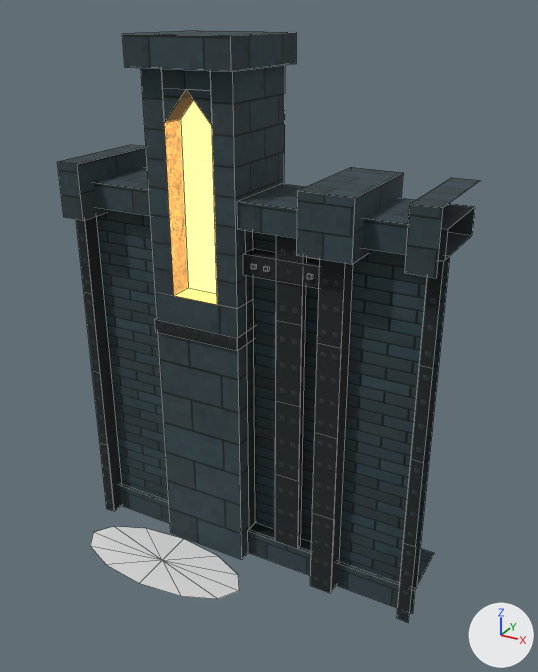
Two versions of the FBX model pit-scene/kit/fbx/T1_Start_B.fbx, one commit apart.
Before and after are seen from a camera (50 mm lens) standing at (4.03, -6.59, 6.55) and looking at (0.45, -0.09, 3.3). Every picture has the same lights, and +X, +Y and +Z are marked at lower right. The first picture is the older version. Mesh edges are drawn as thin lines. Where no turn or scale is listed for an object, it has been applied to the vertices.

Objects in the first picture: 'T1_Start_B'.
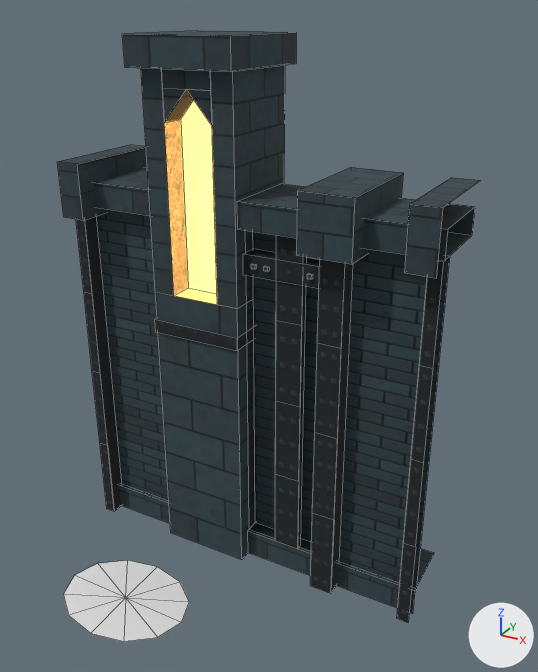
Scene script edits in JSON lines:
```json
{"block": "me_t1_start_b", "where": "# used by ob_t1_start_b; location = (0.0, 0.0, 0.0)"}
{"op": "remove", "block": "me_t1_start_b", "code": "me_t1_start_b.from_pydata(...)  # 230 vertices, 123 faces; spans x -2.25..2.25, y -1.03..1.2, z 0.0..6.32"}
{"op": "add", "block": "me_t1_start_b", "code": "me_t1_start_b.from_pydata(...)  # 230 vertices, 123 faces; spans x -2.25..2.25, y -2.02..1.2, z 0.0..6.32"}
{"block": "me_t1_start_b", "change": "me_t1_start_b part 1: the loose piece of 13 vertices spanning x -2.01..0.29, y -1.03..-0.07, z 0.05 is scaled about its middle by (0.696, 1.29, 1.3), then moved by (0.1, -0.85, 0.11)"}
```

Location of each change, [x1, y1, x2, y2] in pixels of the pictures (538 x 672 px; the box of a moved part takes in the faces that stretch with it):
```json
{"object": "T1_Start_B", "change": "reshaped", "before": [57, 30, 481, 623], "after": [57, 30, 481, 642]}
{"part": 1, "of": "me_t1_start_b", "change": "moved or reshaped", "before": [90, 526, 239, 599], "after": [63, 560, 189, 642]}
```
